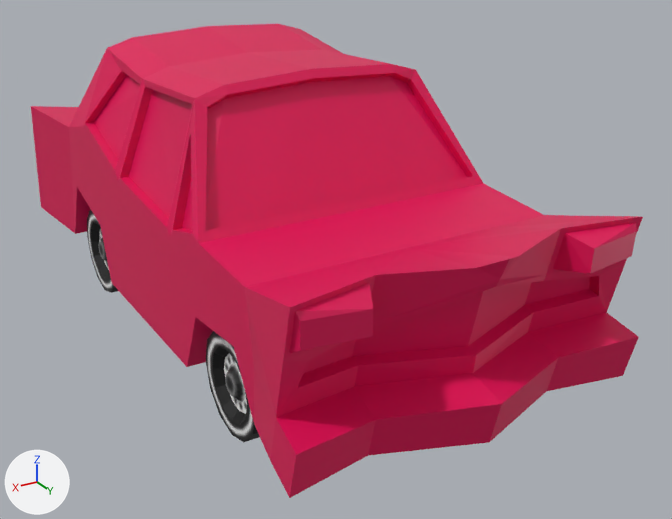
The Blender file gfx/auto/sedan/auto.sedan.blend as it was, and as the next commit left it.
Before and after are seen from a camera (50 mm lens) standing at (1.68, 3.13, 1.83) and looking at (-0.15, 0.09, 0.31). The lights are fixed; the arrows at lower left show +X, +Y and +Z.

The first picture shows 'Cube', 'wheel.002', 'wheel.003'.
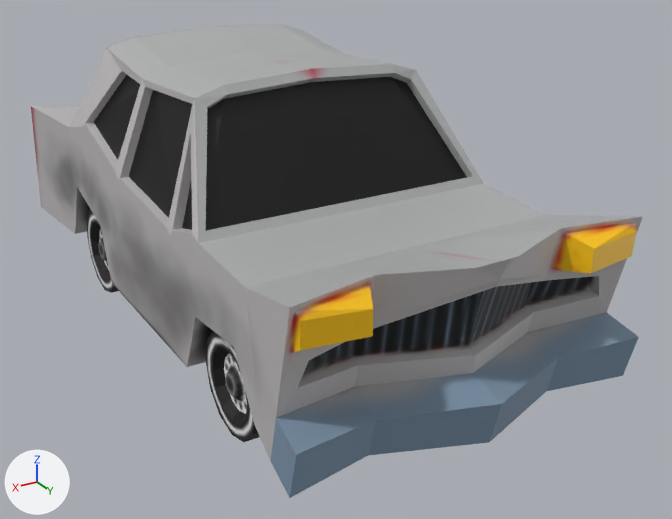
The change, as a list of edits to the scene's bpy script:
```text
Add img_auto_sedan_body:
    img_auto_sedan_body = load_image('auto.sedan.body', '_unpacked/auto.sedan.body', 256, 256, 'sRGB')
Change mat_auto_sedan_body:
    remove mat_auto_sedan_body.base_color = (0.748, 0.0, 0.092)  # pink #e00056
    add mat_auto_sedan_body.texture = img_auto_sedan_body
```

Location of each change, (x1, y1, x2, y2) in pixels of the pictures (672 x 519 px):
'Cube', surface changed (pink to grey): (31, 24, 643, 498) in both
